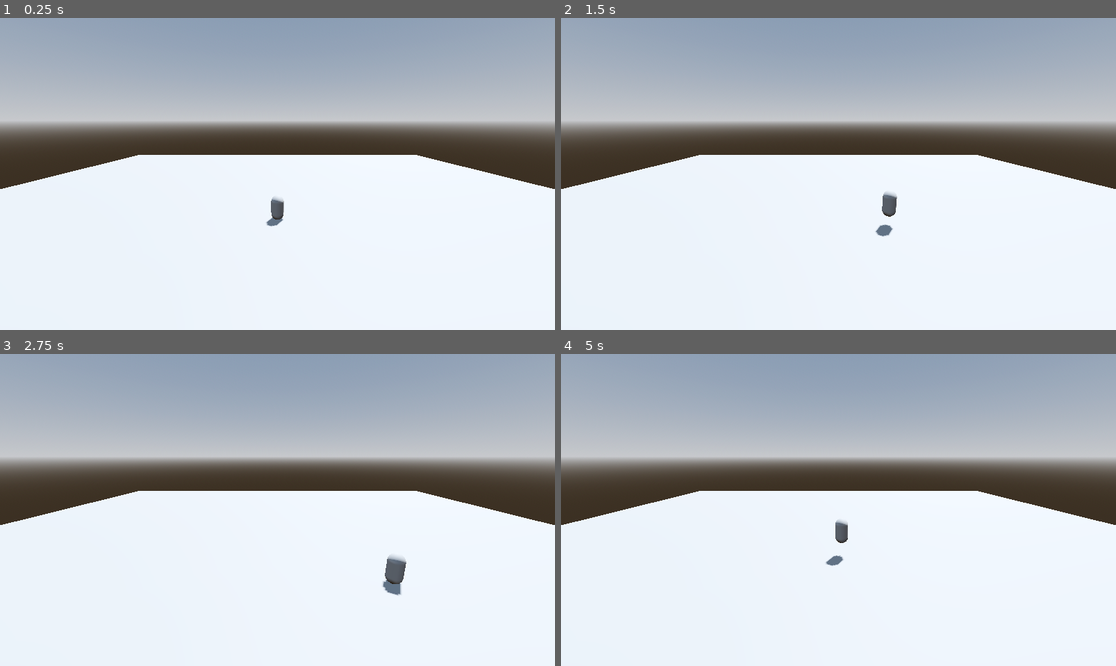
Above: before the commit, frames 1-4 (two rows, left to right).
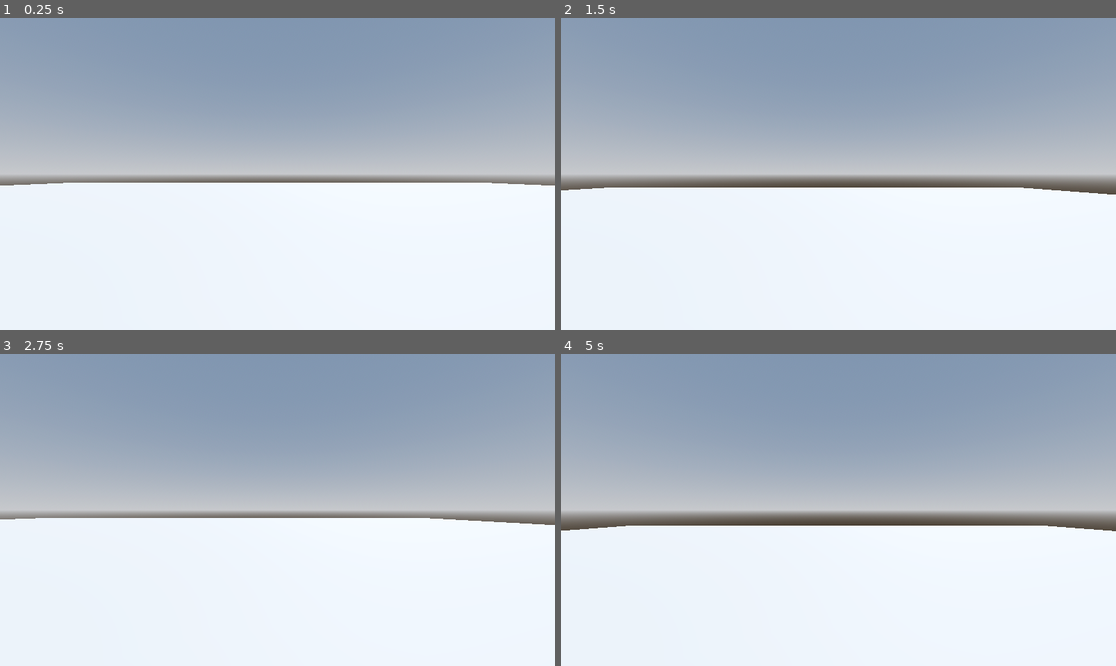
Above: after the commit, the same moments.

Repository: EAinsley/magnetic
Game: Godot game, scene res://Scenes/sandbox.tscn
Two runs of this game, one before a commit and one after it. Both use one fixed random seed, a clock stepped at 60 frames per second and the inputs below.
Inputs:
- Up to frame 1 (0.25 s): no input
- Up to frame 2 (1.5 s): tap Enter at 0.5 s; hold D (move_right) 0.53-1.28 s; tap Space (jump) at 0.77 s; hold S (move_backward) from 1.28 s (still down)
- Up to frame 3 (2.75 s): tap Space (jump) at 1.52 s; release S (move_backward) at 2.03 s; hold D (move_right) from 2.03 s (still down)
- Up to frame 4 (5 s): release D (move_right) at 2.78 s; hold W (move_forward) 2.78-3.53 s; tap Space (jump) at 3.02, 3.77, 4.52 s; hold A (move_left) from 3.53 s (still down)

The runs differ from the first frame. In frame 1, 34% of the frame differs, in the area x 0-100%, y 16-67%; in frame 2, 36%; in frame 3, 34%; in frame 4, 37%, in the area x 0-100%, y 16-68%.

Commit message:
添加第一人称相机

Diff:
--- a/Player/player.tscn
+++ b/Player/player.tscn
@@ -14,3 +14,6 @@
 
 [node name="CollisionShape3D" type="CollisionShape3D" parent="."]
 shape = SubResource("CapsuleShape3D_61h40")
+
+[node name="Camera3D" type="Camera3D" parent="."]
+transform = Transform3D(1, 0, 0, 0, 1, 0, 0, 0, 1, 0, 0.35, -0.5)
--- a/Scenes/sandbox.tscn
+++ b/Scenes/sandbox.tscn
@@ -30,6 +30,3 @@
 [node name="CSGBox3D" type="CSGBox3D" parent="."]
 use_collision = true
 size = Vector3(64, 1, 64)
-
-[node name="Camera3D" type="Camera3D" parent="."]
-transform = Transform3D(1, 0, 0, 0, 0.967153, 0.254197, 0, -0.254197, 0.967153, 0, 8.16741, 14.9351)
